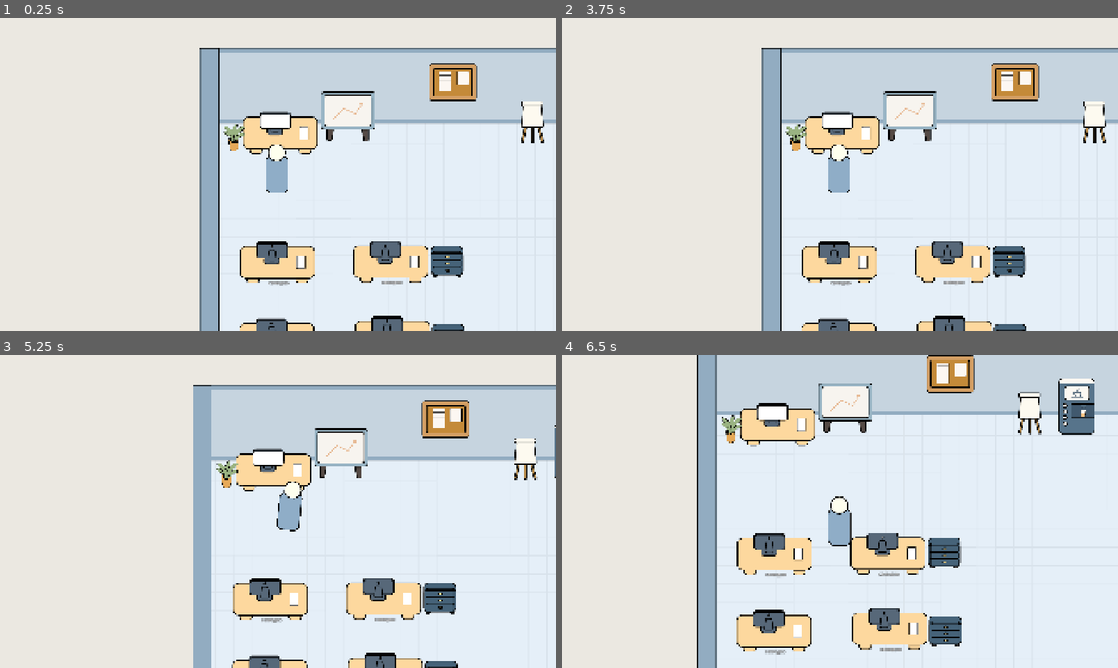
Above: before the commit, frames 1-4 (two rows, left to right).
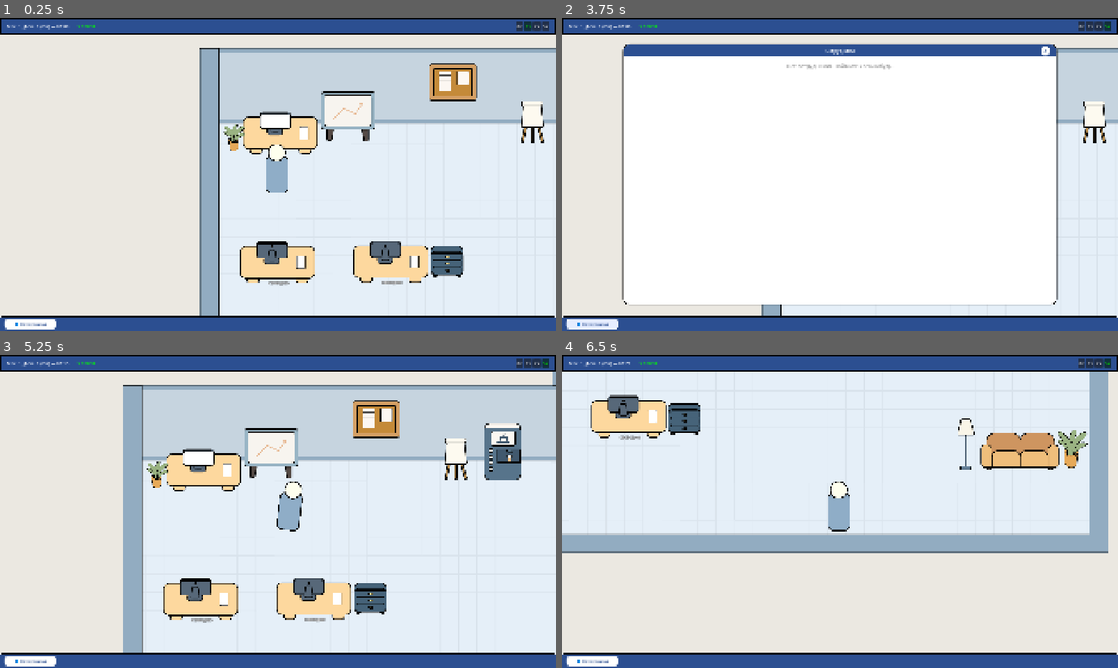
Above: after the commit, the same moments.

Repository: Esca69/project-manager-sim
Game: Godot game, scene res://Scenes/office.tscn
Two runs of this game, one before a commit and one after it. Both use one fixed random seed, a clock stepped at 60 frames per second and the inputs below. This scene is started directly instead of the project's main scene. Sound files missing from this copy of the repository are replaced by a short silence.
Inputs (mouse positions are in pixels of both pictures, inside the frame that each line leads up to):
- Up to frame 1 (0.25 s): no input
- Up to frame 2 (3.75 s): click (1079, 27) at 0.5 s, where only the run after the commit has a clickable "0х"; click (1090, 27) at 1.25 s, where only the run after the commit has a clickable "1х"; click (1101, 27) at 2 s, where only the run after the commit has a clickable "2х"; click (1106, 27) at 2.75 s, where only the run after the commit has a clickable "5х"; click (589, 324) at 3.5 s, where only the run after the commit has a clickable "👥 Сотрудники"
- Up to frame 3 (5.25 s): click (483, 389) at 4.25 s, where only the run after the commit has a clickable "X"; tap Enter at 5 s; move the mouse to (400, 495) at 5.02 s; hold Right (ui_right) from 5.03 s (still down); tap E (interact) at 5.1 s; click (400, 495) at 5.17 s
- Up to frame 4 (6.5 s): move the mouse to (728, 527) at 5.77 s; release Right (ui_right) at 5.78 s; hold Down (ui_down) from 5.78 s (still down); tap E (interact) at 5.85 s

The runs differ from the first frame. In frame 1, 10% of the frame differs, in the area x 0-100%, y 0-100%; in frame 2, 74%; in frame 3, 32%; in frame 4, 41%.

Commit message:
Add AudioManager autoload and play SFX
Introduce a global AudioManager (Scripts/audio_manager.gd and its .uid) and register it as an autoload in project.godot to handle music and SFX (pooling, caching, and volume controls). Update player.gd to play the "interact" SFX on NPC/desk interactions. Make maintheme loopable by enabling loop in Sound/maintheme.mp3.import. Also remove the HUD "visible = false" line in Scenes/office.tscn so the HUD is shown.

Diff:
--- a/Scenes/office.tscn
+++ b/Scenes/office.tscn
@@ -224,7 +224,6 @@
 position = Vector2(1567, 718)
 
 [node name="HUD" parent="." instance=ExtResource("6_7xo7e")]
-visible = false
 
 [node name="SpawnPoint" type="Marker2D" parent="."]
 position = Vector2(1099, 818)
--- /dev/null
+++ b/Scripts/audio_manager.gd
@@ -0,0 +1,149 @@
+extends Node
+
+# ============================
+# AUDIO MANAGER — Глобальный менеджер звука
+# ============================
+# Autoload-синглтон. Управляет музыко�� и звуковыми эффектами.
+# Вызов из любого скрипта: AudioManager.play_sfx("interact")
+#
+# Чтобы добавить новый звук:
+# 1. Положи файл в res://Assets/Sounds/
+# 2. Добавь запись в SFX_LIBRARY
+# Готово!
+
+# --- БИБЛИОТЕКА ЗВУКОВЫХ ЭФФЕКТОВ ---
+# Ключ → путь к файлу. Добавляй сюда новые звуки.
+const SFX_LIBRARY = {
+	"interact": "res://Assets/Sounds/popsnd.mp3",
+	# Примеры для будущего:
+	# "hire": "res://Assets/Sounds/hire.mp3",
+	# "project_complete": "res://Assets/Sounds/complete.mp3",
+	# "project_fail": "res://Assets/Sounds/fail.mp3",
+	# "click": "res://Assets/Sounds/click.mp3",
+	# "money": "res://Assets/Sounds/money.mp3",
+}
+
+# --- НАСТРОЙКИ ГРОМКОСТИ (0.0 = тишина, 1.0 = макс) ---
+# Эти значения можно менять в рантайме и сохранять в настройки
+var master_volume: float = 1.0
+var music_volume: float = 1.0      # Музыка тише, чтобы не давила
+var sfx_volume: float = 0.7        # Эффекты громче
+
+# --- ВНУТРЕННИЕ НОДЫ ---
+var _music_player: AudioStreamPlayer = null
+var _sfx_players: Array[AudioStreamPlayer] = []
+
+# Сколько одновременных SFX допускаем (пул)
+const SFX_POOL_SIZE = 8
+
+# --- КЭШИ ---
+var _sfx_cache: Dictionary = {}   # "interact" -> AudioStream
+
+func _ready():
+	process_mode = Node.PROCESS_MODE_ALWAYS
+
+	# --- Создаём плеер для музыки ---
+	_music_player = AudioStreamPlayer.new()
+	_music_player.bus = "Master"  # Можно потом сделать отдельный bus "Music"
+	add_child(_music_player)
+
+	# --- Создаём пул плееров для SFX ---
+	for i in range(SFX_POOL_SIZE):
+		var player = AudioStreamPlayer.new()
+		player.bus = "Master"  # Можно потом сделать отдельный bus "SFX"
+		add_child(player)
+		_sfx_players.append(player)
+
+	# --- Запускаем музыку ---
+	_start_music("res://Assets/Sounds/maintheme.mp3")
+
+# ============================
+# МУЗЫКА
+# ============================
+
+func _start_music(path: String):
+	var stream = load(path)
+	if not stream:
+		push_warning("AudioManager: Не удалось загрузить музыку: " + path)
+		return
+
+	_music_player.stream = stream
+	_music_player.volume_db = _volume_to_db(music_volume * master_volume)
+
+	# Зацикливаем (для mp3 нужно установить loop в import, но на всякий случай)
+	_music_player.finished.connect(_on_music_finished)
+	_music_player.play()
+
+func _on_music_finished():
+	# Перезапускаем музыку (loop)
+	_music_player.play()
+
+## Установить громкость музыки (0.0 - 1.0)
+func set_music_volume(vol: float):
+	music_volume = clampf(vol, 0.0, 1.0)
+	_update_music_volume()
+
+## Установить общую громкость (0.0 - 1.0)
+func set_master_volume(vol: float):
+	master_volume = clampf(vol, 0.0, 1.0)
+	_update_music_volume()
+
+func _update_music_volume():
+	if _music_player:
+		_music_player.volume_db = _volume_to_db(music_volume * master_volume)
+
+# ============================
+# ЗВУКОВЫЕ ЭФФЕКТЫ
+# ============================
+
+## Проиграть звуковой эффект по имени из SFX_LIBRARY
+## Вызов: AudioManager.play_sfx("interact")
+func play_sfx(sfx_name: String):
+	if not SFX_LIBRARY.has(sfx_name):
+		push_warning("AudioManager: Неизвестный SFX: " + sfx_name)
+		return
+
+	var stream = _get_or_load_sfx(sfx_name)
+	if not stream:
+		return
+
+	# Ищем свободный плеер в пуле
+	var player = _get_free_sfx_player()
+	if not player:
+		# Все заняты — пропускаем (можно расширить пул если надо)
+		return
+
+	player.stream = stream
+	player.volume_db = _volume_to_db(sfx_volume * master_volume)
+	player.play()
+
+## Ус��ановить громкость SFX (0.0 - 1.0)
+func set_sfx_volume(vol: float):
+	sfx_volume = clampf(vol, 0.0, 1.0)
+
+# --- ВНУТРЕННИЕ ---
+
+func _get_or_load_sfx(sfx_name: String) -> AudioStream:
+	if _sfx_cache.has(sfx_name):
+		return _sfx_cache[sfx_name]
+
+	var path = SFX_LIBRARY[sfx_name]
+	var stream = load(path)
+	if not stream:
+		push_warning("AudioManager: Не удалось загрузить: " + path)
+		return null
+
+	_sfx_cache[sfx_name] = stream
+	return stream
+
+func _get_free_sfx_player() -> AudioStreamPlayer:
+	for player in _sfx_players:
+		if not player.playing:
+			return player
+	return null  # Все заняты
+
+## Конвертация линейной громкости (0.0-1.0) в децибелы
+func _volume_to_db(linear: float) -> float:
+	if linear <= 0.001:
+		return -80.0  # Тишина
+	return 20.0 * log(linear) / log(10.0)
--- a/Scripts/player.gd
+++ b/Scripts/player.gd
@@ -74,11 +74,13 @@
 	for body in bodies:
 		# NPC — показываем карточку сотрудника
 		if body.is_in_group("npc") and body.data:
+			AudioManager.play_sfx("interact")  # 🔊 Звук при взаимодействии
 			get_tree().call_group("ui", "show_employee_card", body.data)
 			return
 
 		# Стол или другой интерактивный объект — вызываем interact()
 		# НО только если у объекта ЕСТЬ метод interact (защита от вылета)
 		if body.is_in_group("desk") and body.has_method("interact"):
+			AudioManager.play_sfx("interact")  # 🔊 Звук при взаимодействии
 			body.interact()
 			return
--- a/project.godot
+++ b/project.godot
@@ -20,6 +20,7 @@
 GameTime="*res://Scripts/game_time.gd"
 GameState="*res://Scripts/game_state.gd"
 ProjectManager="*res://Scripts/project_manager.gd"
+AudioManager="*res://Scripts/audio_manager.gd"
 
 [display]
 
Not shown, added: Scripts/audio_manager.gd.uid
Not shown, changed: Sound/maintheme.mp3.import
